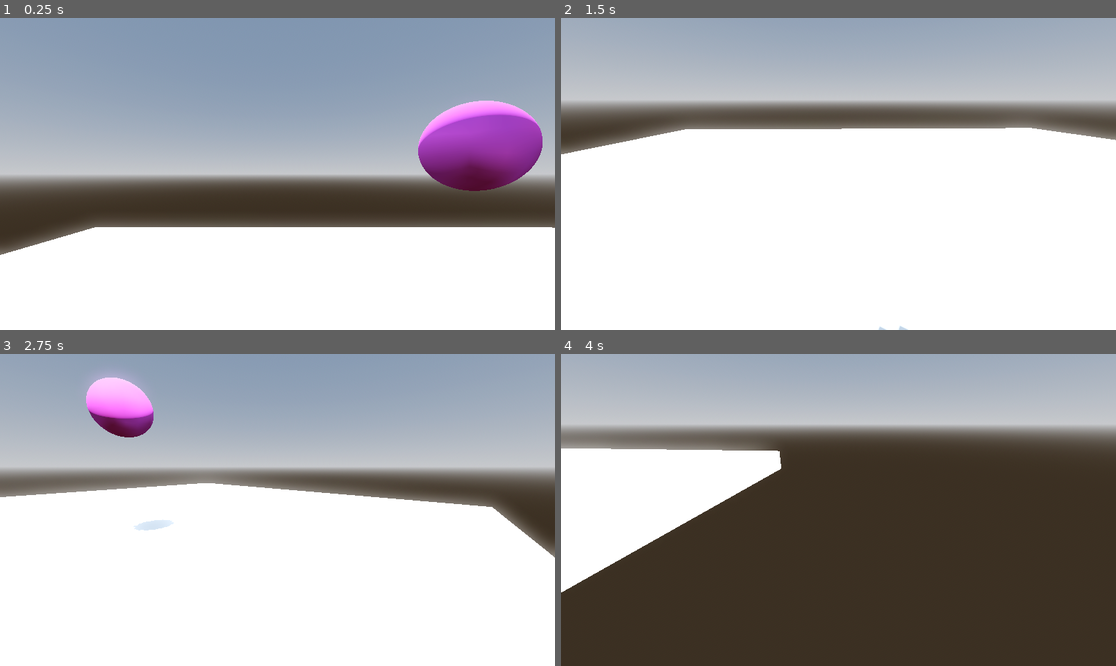
Above: before the commit, frames 1-4 (two rows, left to right).
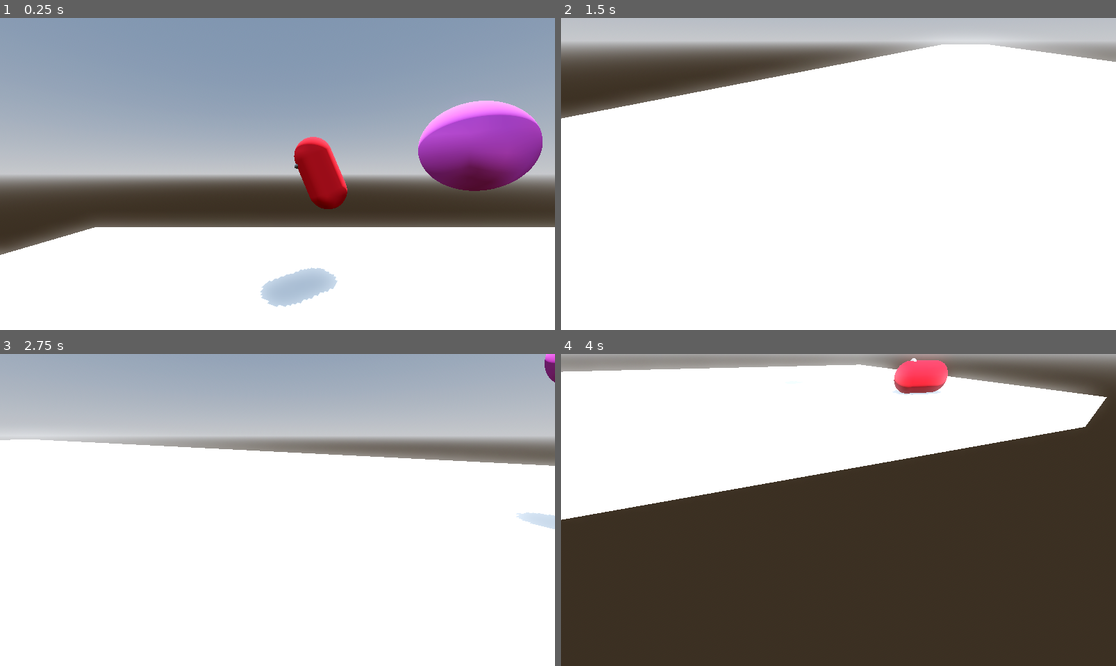
Above: after the commit, the same moments.

Repository: sjgillGit/GWJ-72
Game: Godot game, scene res://Main/main.tscn
Two runs of this game, one before a commit and one after it. Both use one fixed random seed, a clock stepped at 60 frames per second and the inputs below.
Inputs (mouse positions are in pixels of both pictures, inside the frame that each line leads up to):
- Up to frame 1 (0.25 s): no input
- Up to frame 2 (1.5 s): tap Enter (ui_accept) at 0.5, 0.77 s; move the mouse to (960, 158) at 0.52 s; hold D (Input_right) 0.53-1.28 s; click (960, 158) at 0.67 s; move the mouse to (810, 174) at 1.27 s; hold W (Input_up) from 1.28 s (still down)
- Up to frame 3 (2.75 s): keep holding W (Input_up); tap Enter (ui_accept) at 1.52 s; move the mouse to (288, 503) at 2.02 s
- Up to frame 4 (4 s): keep holding W (Input_up); move the mouse to (832, 516) at 2.77 s; tap Enter (ui_accept) at 3.02, 3.77 s; move the mouse to (877, 513) at 3.52 s

The runs differ from the first frame. In frame 1, 2.6% of the frame differs, in the area x 46-100%, y 38-93%; in frame 2, 36%, in the area x 0-100%, y 0-100%; in frame 3, 24%; in frame 4, 36%.

Commit message:
Basic vampire movement

Diff:
--- a/Main/Player/Player.tscn
+++ b/Main/Player/Player.tscn
@@ -23,3 +23,5 @@
 
 [node name="MeshInstance3D" type="MeshInstance3D" parent="CollisionShape3D"]
 mesh = SubResource("CapsuleMesh_6286r")
+
+[node name="Marker3D" type="Marker3D" parent="." groups=["targets"]]
--- a/Main/main.tscn
+++ b/Main/main.tscn
@@ -1,6 +1,7 @@
-[gd_scene load_steps=6 format=3 uid="uid://chlqm32ygjaun"]
+[gd_scene load_steps=9 format=3 uid="uid://chlqm32ygjaun"]
 
 [ext_resource type="PackedScene" uid="uid://bsn01rtw5uxs1" path="res://Main/Player/Player.tscn" id="1_w3tok"]
+[ext_resource type="PackedScene" uid="uid://cvbxx1qf0nyrs" path="res://PrivateDevRoom/VampireCharacter.tscn" id="2_eoly5"]
 
 [sub_resource type="StandardMaterial3D" id="StandardMaterial3D_mq2mt"]
 albedo_color = Color(1, 0.380392, 1, 1)
@@ -26,6 +27,12 @@
 
 [node name="Main" type="Node3D"]
 
+[node name="Marker3D2" type="Marker3D" parent="." groups=["targets"]]
+transform = Transform3D(1, 0, 0, 0, 1, 0, 0, 0, 1, 128.227, 0, 5.43027)
+
+[node name="Marker3D3" type="Marker3D" parent="Marker3D2" groups=["targets"]]
+transform = Transform3D(1, 0, 0, 0, 1, 0, 0, 0, 1, -132.606, 0, -12.3337)
+
 [node name="Sphere" type="MeshInstance3D" parent="."]
 transform = Transform3D(1, 0, 0, 0, 1, 0, 0, 0, 1, 0.21767, 1.66184, -3.36034)
 mesh = SubResource("SphereMesh_cn6cx")
@@ -39,12 +46,13 @@
 shadow_enabled = true
 
 [node name="CSGBox3D" type="CSGBox3D" parent="."]
-transform = Transform3D(20, 0, 0, 0, 1, 0, 0, 0, 20, 0, -1.48223, 0)
+transform = Transform3D(20, 0, 0, 0, 1, 0, 0, 0, 20, 66.6016, -1.48223, 0)
 use_collision = true
+size = Vector3(7.66016, 1, 1)
 material = SubResource("StandardMaterial3D_38uyf")
 
 [node name="Node3D" parent="." instance=ExtResource("1_w3tok")]
 transform = Transform3D(1, 0, 0, 0, 1, 0, 0, 0, 1, -2, 1.0801, -1.03186)
 
-[node name="Marker3D" type="Marker3D" parent="."]
-transform = Transform3D(1, 0, 0, 0, 1, 0, 0, 0, 1, -7, 0, -7)
+[node name="VampireCharacter" parent="." instance=ExtResource("2_eoly5")]
+transform = Transform3D(1, 0, 0, 0, 1, 0, 0, 0, 1, 0, 3.12095, -6.35501)
--- a/PrivateDevRoom/VampStalker.gd
+++ b/PrivateDevRoom/VampStalker.gd
@@ -3,14 +3,18 @@
 
 @export var vampire : CharacterBody3D
 var movement_speed: float = 4.0
-@onready var player : CharacterBody3D = get_tree().get_first_node_in_group('player')
-@onready var movement_target_position: Vector3 = player.global_position
+var targets
+var target
+# @onready var player : CharacterBody3D = get_tree().get_first_node_in_group('player')
+# @onready var movement_target_position: Vector3 = player.global_position
 # TODO: Vampire Stalker state
 
 
 func Enter():
-	player = get_tree().get_first_node_in_group('player')
-	print('Stalking')
+	targets = get_tree().get_nodes_in_group('targets')
+	target = targets.pick_random()
+	print('Stalking ', target.name)
+	target = target.global_position
 
 func Exit():
 	pass
@@ -18,39 +22,17 @@
 func Update(_delta):
 	pass
 
-@onready var navigation_agent: NavigationAgent3D = $'../../NavigationAgent3D'
-
 func _on_seen():
 	Transitioned.emit(self, 'VampHiding')
 
-func _ready():
-	# Make sure to not await during _ready.
-	call_deferred("actor_setup")
+func Physics_Update(_delta):
+	# movement_target_position = player.global_position
+	# Look at marker
 
-func actor_setup():
-	# Wait for the first physics frame so the NavigationServer can sync.
-	await get_tree().physics_frame
+	vampire.look_at(target, Vector3.UP)
+	vampire.velocity = vampire.global_position.direction_to(target) * movement_speed
+	vampire.velocity.y -= 5 #Gravity
+	vampire.move_and_slide()
 
-	# Now that the navigation map is no longer empty, set the movement target.
-	set_movement_target(movement_target_position)
-
-func set_movement_target(movement_target: Vector3):
-	navigation_agent.set_target_position(movement_target)
-
-func Physics_Update(_delta):
-	var distance = player.global_position - vampire.global_position
-	#print(distance.length)
-	movement_target_position = player.global_position
-	# Look at player
-	vampire.look_at(player.position, Vector3.UP)
-
-	set_movement_target(movement_target_position)
-	if navigation_agent.is_navigation_finished():
-		return
-
-	var current_agent_position: Vector3 = vampire.global_position
-	var next_path_position: Vector3 = navigation_agent.get_next_path_position()
-
-	vampire.velocity.y -= 2 #Gravity
-	vampire.velocity = current_agent_position.direction_to(next_path_position) * movement_speed
-	vampire.move_and_slide()
+func _on_timer_timeout():
+	Transitioned.emit(self, 'VampStalker')
--- a/PrivateDevRoom/VampireCharacter.tscn
+++ b/PrivateDevRoom/VampireCharacter.tscn
@@ -2,13 +2,16 @@
 
 [ext_resource type="Script" path="res://PrivateDevRoom/StateMachine.gd" id="1_7xwig"]
 [ext_resource type="Script" path="res://PrivateDevRoom/VampStalker.gd" id="2_ijsyx"]
-[ext_resource type="Script" path="res://PrivateDevRoom/VampHiding.gd" id="3_df7ee"]
 
 [sub_resource type="StandardMaterial3D" id="StandardMaterial3D_g6g3u"]
 albedo_color = Color(1, 0.0980392, 0.164706, 1)
 
 [sub_resource type="CapsuleMesh" id="CapsuleMesh_oqvrb"]
 material = SubResource("StandardMaterial3D_g6g3u")
+
+[sub_resource type="SphereMesh" id="SphereMesh_pqc5c"]
+radius = 0.2
+height = 0.2
 
 [sub_resource type="CapsuleShape3D" id="CapsuleShape3D_hy28d"]
 
@@ -17,6 +20,10 @@
 [node name="MeshInstance3D" type="MeshInstance3D" parent="."]
 mesh = SubResource("CapsuleMesh_oqvrb")
 
+[node name="MeshInstance3D" type="MeshInstance3D" parent="MeshInstance3D"]
+transform = Transform3D(1, 0, 0, 0, 1, 0, 0, 0, 1, -0.00551468, 0.403146, -0.370695)
+mesh = SubResource("SphereMesh_pqc5c")
+
 [node name="CollisionShape3D" type="CollisionShape3D" parent="."]
 shape = SubResource("CapsuleShape3D_hy28d")
 
@@ -24,10 +31,13 @@
 script = ExtResource("1_7xwig")
 initial_state = NodePath("VampStalker")
 
+[node name="Timer" type="Timer" parent="StateMachine"]
+process_callback = 0
+wait_time = 3.0
+autostart = true
+
 [node name="VampStalker" type="Node" parent="StateMachine" node_paths=PackedStringArray("vampire")]
 script = ExtResource("2_ijsyx")
 vampire = NodePath("../..")
 
-[node name="VampHiding" type="Node" parent="StateMachine" node_paths=PackedStringArray("vampire")]
-script = ExtResource("3_df7ee")
-vampire = NodePath("../..")
+[connection signal="timeout" from="StateMachine/Timer" to="StateMachine/VampStalker" method="_on_timer_timeout"]
--- a/project.godot
+++ b/project.godot
@@ -14,6 +14,12 @@
 run/main_scene="res://Main/main.tscn"
 config/features=PackedStringArray("4.2", "Forward Plus")
 config/icon="res://icon.svg"
+
+[display]
+
+window/size/viewport_width=1920
+window/size/viewport_height=1080
+window/size/mode=3
 
 [input]
 
